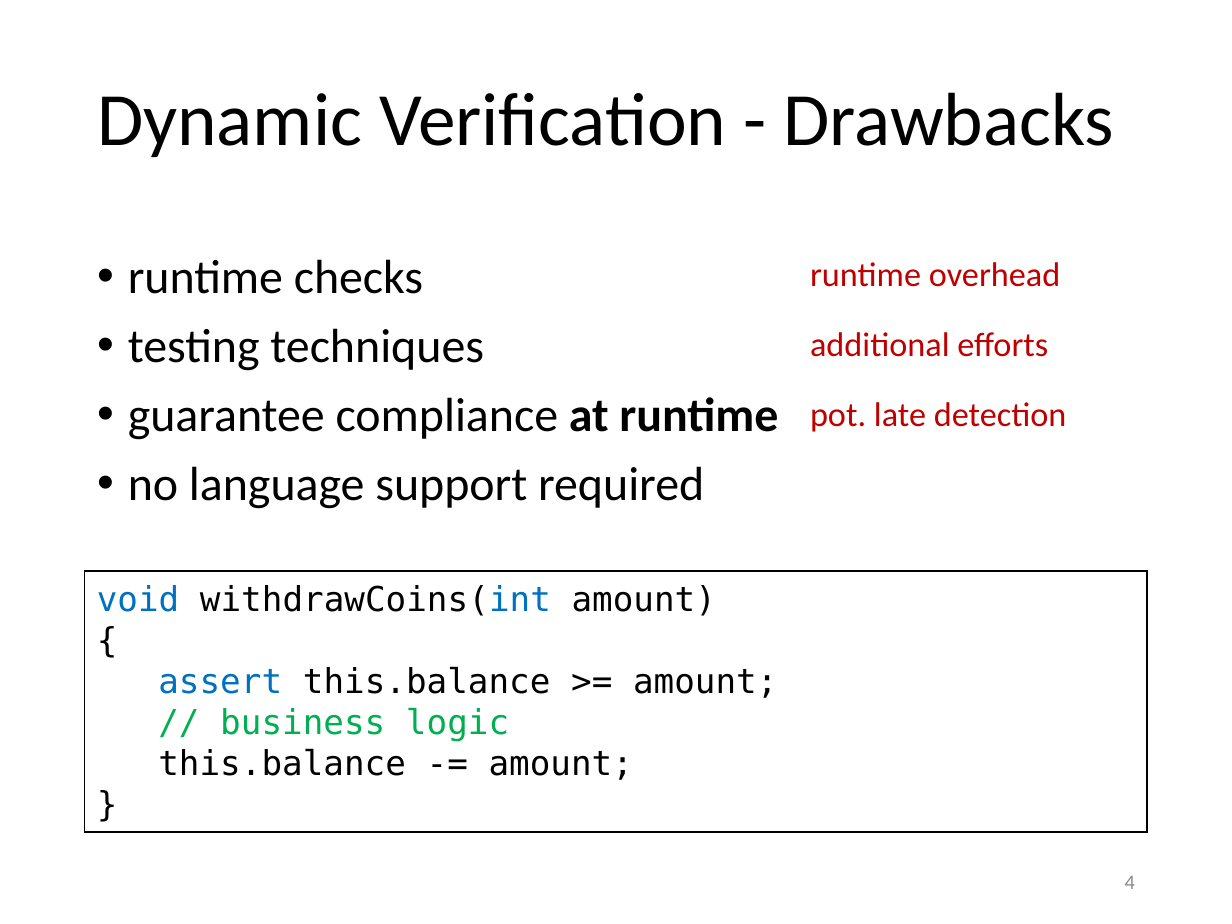
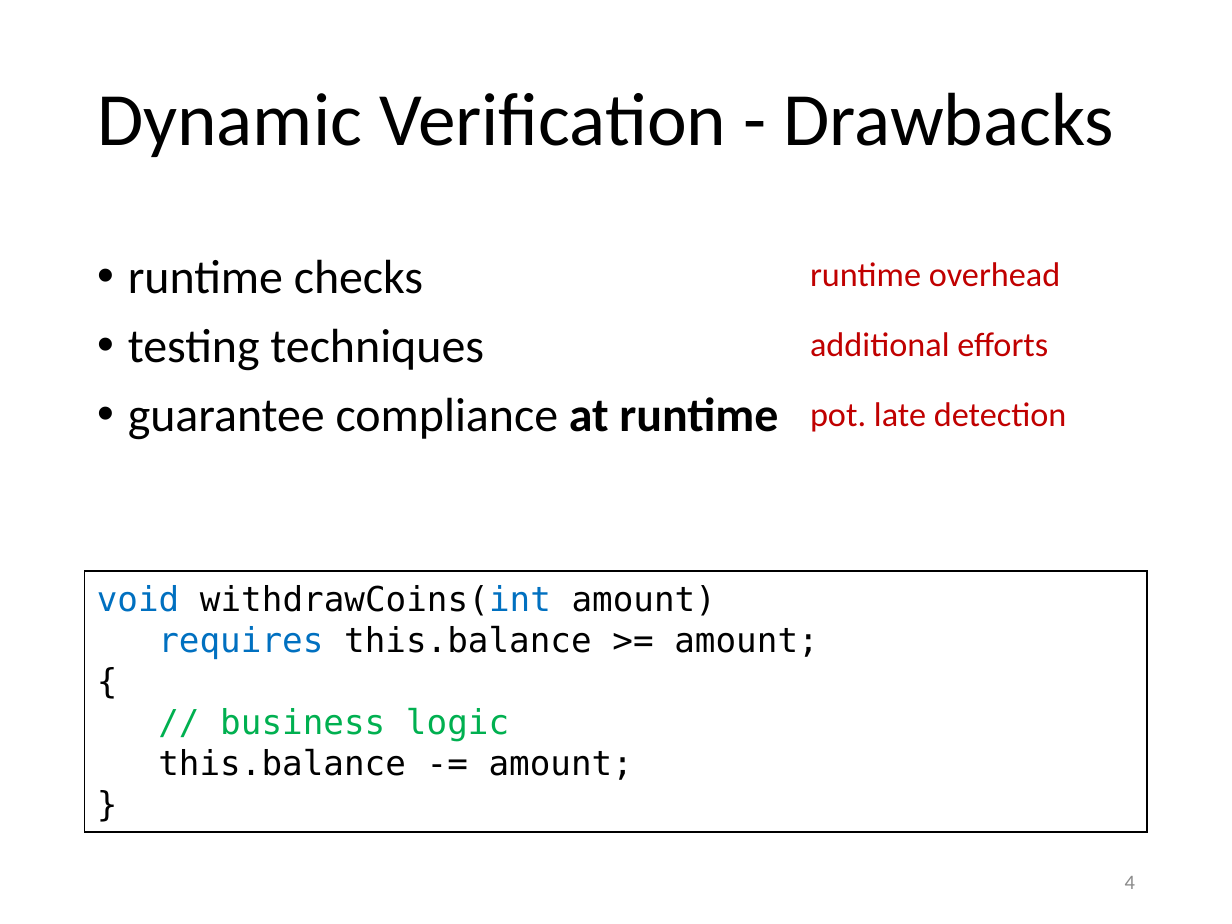
Before and after one commit to olydis/GradVerThesis, a slide deck: slide 4 of presentation/PLunch.pptx. Drawn at 1232x924 pixels with LibreOffice and Linux fonts; fonts in the diff are those of the drawing. Boxes give left, top, right and bottom in pixels: in the first picture for what was removed or moved away, otherwise in the second. Text is boxed around its words. In the diff, an @@ line names an element or a change of style, - is before the commit and + after.

```diff
--- a/presentation/PLunch.pptx
+++ b/presentation/PLunch.pptx
@@ text at (128,466,704,509): paragraph removed @@
-• no language support required
@@ text in rectangle at (158,625,818,660): paragraph added @@
+requires this.balance >= amount;
@@ text in rectangle at (158,666,777,698): paragraph removed @@
-assert this.balance >= amount;
```
Also in this commit, not shown: 5 other slides changed, 5 slides added.
